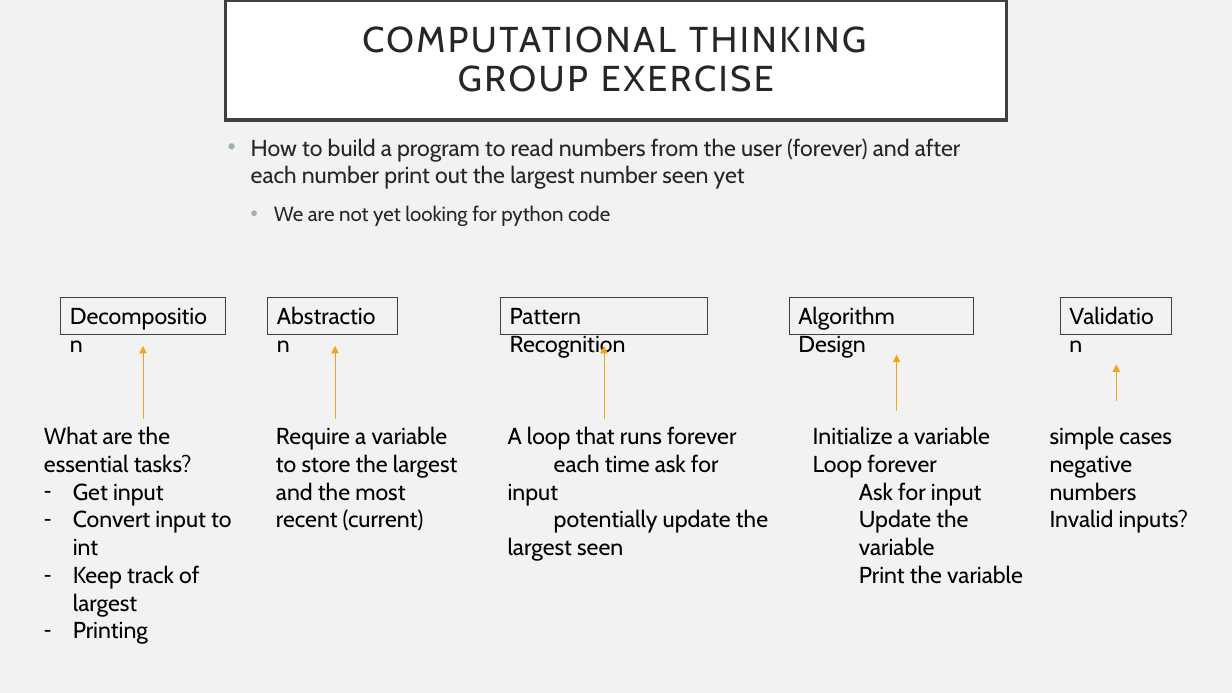
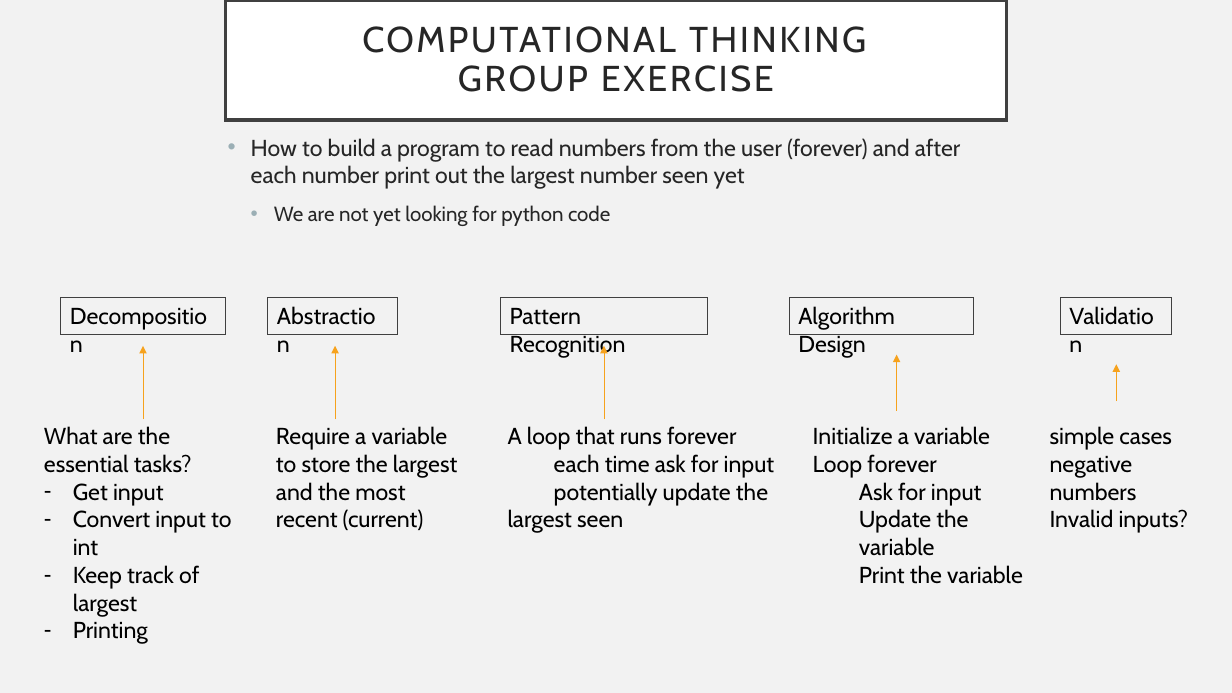
Before and after one commit to UPEI-CS/CS1910-Students, a slide deck: slide 8 of lectures/05-Input-Output/CS1910_Input-Output_Lecture.pptx (slide 18 before the commit). Drawn at 1232x693 pixels with LibreOffice and Linux fonts; fonts in the diff are those of the drawing. Boxes give left, top, right and bottom in pixels: in the first picture for what was removed or moved away, otherwise in the second. Text is boxed around its words. In the diff, an @@ line names an element or a change of style, - is before the commit and + after.

```diff
--- a/lectures/05-Input-Output/CS1910_Input-Output_Lecture.pptx
+++ b/lectures/05-Input-Output/CS1910_Input-Output_Lecture.pptx
@@ text "A loop that runs forever" rewrapped from (x1=508, y1=426, x2=768, y2=561) to (x1=508, y1=426, x2=775, y2=533) @@
```
Also in this commit, not shown: 4 other slides changed, 9 slides added, 4 slides removed, 1 other file.
